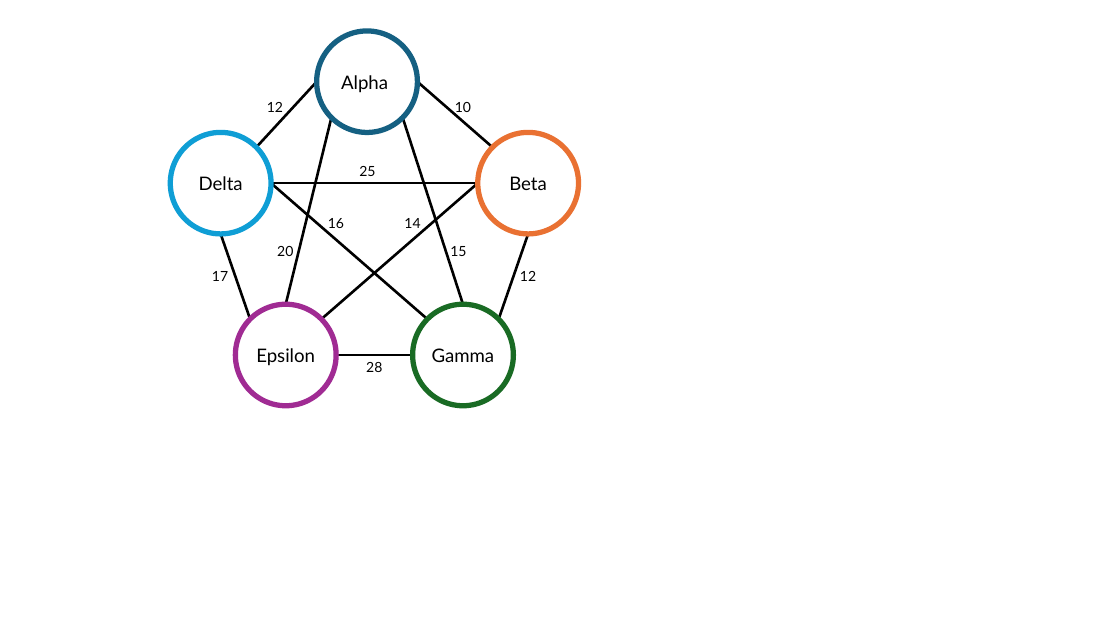
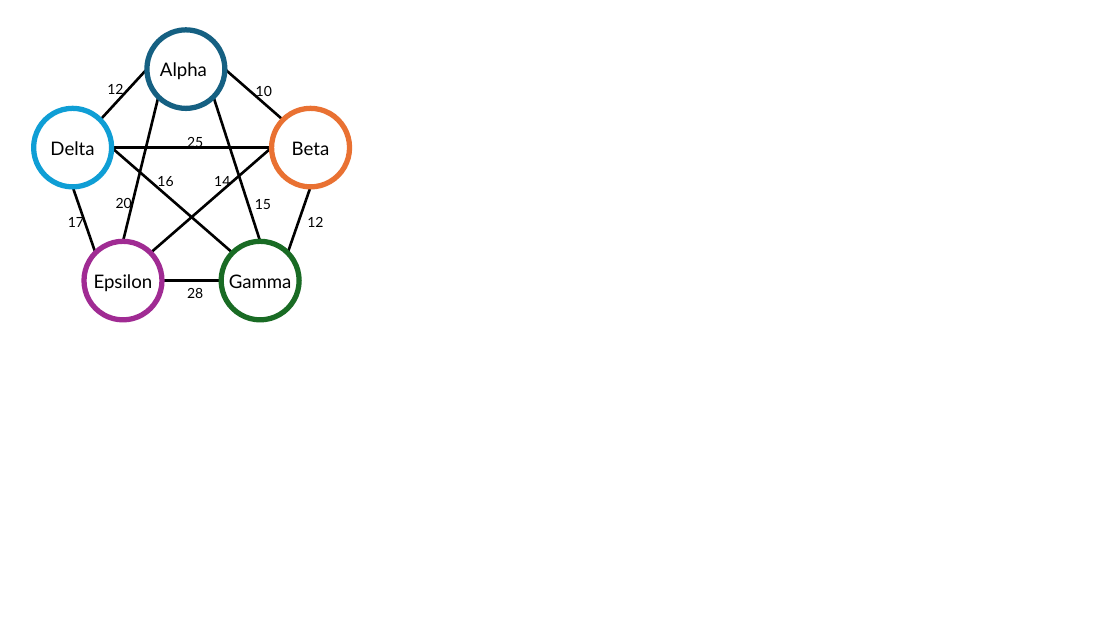
Before and after one commit to Murgn/Computational-Methods, a slide deck: slide 1 of Task 3/Presentation2.pptx. Drawn at 1120x630 pixels with LibreOffice and Linux fonts; fonts in the diff are those of the drawing. Boxes give left, top, right and bottom in pixels: in the first picture for what was removed or moved away, otherwise in the second. Text is boxed around its words. In the diff, an @@ line names an element or a change of style, - is before the commit and + after.

```diff
--- a/Task 3/Presentation2.pptx
+++ b/Task 3/Presentation2.pptx
@@ ellipse "Alpha": place and size @@
-ellipse "Alpha" at [317,31,418,133]
+ellipse "Alpha" at [147,30,225,109]
@@ text "12": place and size @@
-text "12" at [267,102,283,112]
+text "12" at [107,84,123,97]
@@ line moved from (256, 147) - (317, 82) to (100, 120) - (147, 69) @@
@@ line moved from (492, 147) - (418, 82) to (283, 120) - (225, 69) @@
@@ text "10": place and size @@
-text "10" at [455,102,471,116]
+text "10" at [256,86,272,100]
@@ ellipse "Delta": place and size @@
-ellipse "Delta" at [171,133,271,234]
+ellipse "Delta" at [34,108,112,187]
@@ line moved from (286, 304) - (332, 118) to (123, 241) - (159, 97) @@
@@ line moved from (463, 304) - (402, 118) to (260, 241) - (213, 97) @@
@@ ellipse "Beta": place and size @@
-ellipse "Beta" at [478,133,579,234]
+ellipse "Beta" at [271,108,350,187]
@@ line moved from (478, 183) - (271, 183) to (271, 148) - (112, 148) @@
@@ line moved from (428, 319) - (271, 183) to (233, 253) - (112, 148) @@
@@ line moved from (478, 183) - (322, 319) to (271, 148) - (150, 253) @@
@@ text "25": place and size @@
-text "25" at [359,166,375,176]
+text "25" at [187,137,203,149]
@@ text "16" rewrapped from [328,218,344,228] to [157,176,173,190] @@
@@ text "14" rewrapped from [404,218,420,228] to [214,176,230,190] @@
@@ line moved from (221, 234) - (250, 319) to (73, 187) - (96, 253) @@
@@ text "20" rewrapped from [277,246,293,256] to [116,198,132,212] @@
@@ text "15": place and size @@
-text "15" at [450,246,466,256]
+text "15" at [255,199,271,209]
@@ line moved from (528, 234) - (499, 319) to (311, 187) - (288, 253) @@
@@ text "17": place and size @@
-text "17" at [212,271,228,281]
+text "17" at [68,215,84,227]
@@ text "12": place and size @@
-text "12" at [520,271,536,281]
+text "12" at [307,217,323,227]
@@ ellipse "Epsilon": place and size @@
-ellipse "Epsilon" at [235,304,336,406]
+ellipse "Epsilon" at [84,241,162,320]
@@ ellipse "Gamma": place and size @@
-ellipse "Gamma" at [413,304,513,406]
+ellipse "Gamma" at [221,241,299,320]
@@ line moved from (336, 355) - (413, 355) to (162, 281) - (221, 281) @@
@@ text "28": place and size @@
-text "28" at [366,362,382,372]
+text "28" at [187,288,203,298]
```
